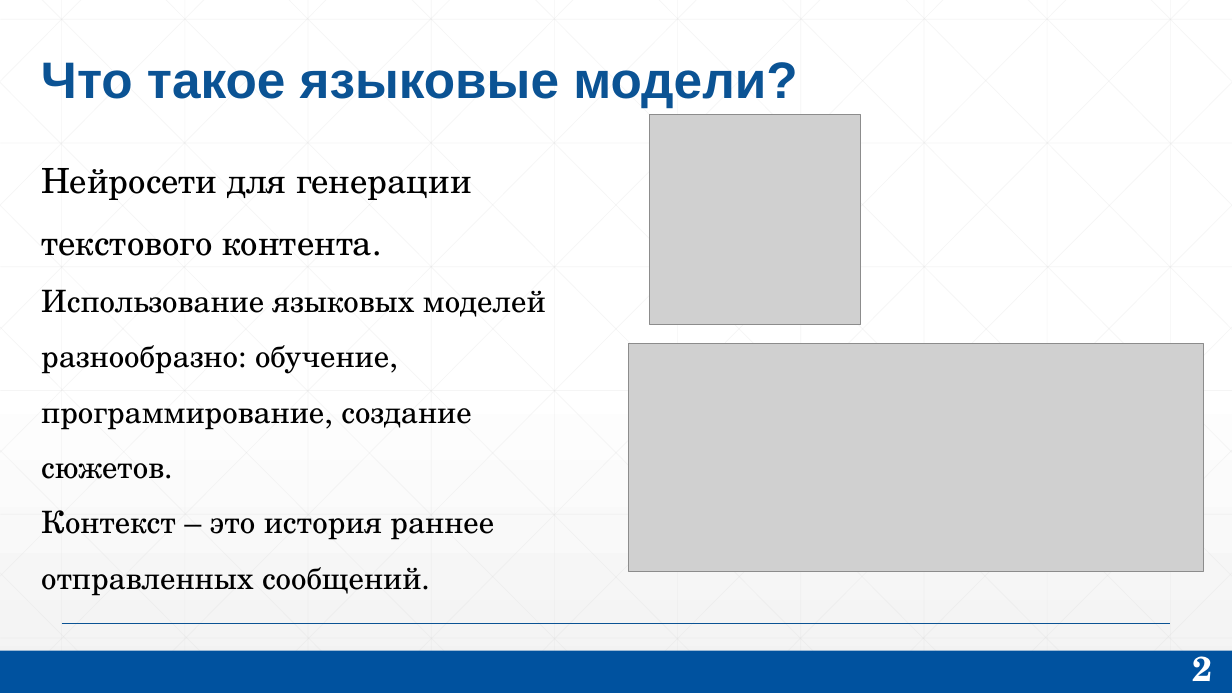
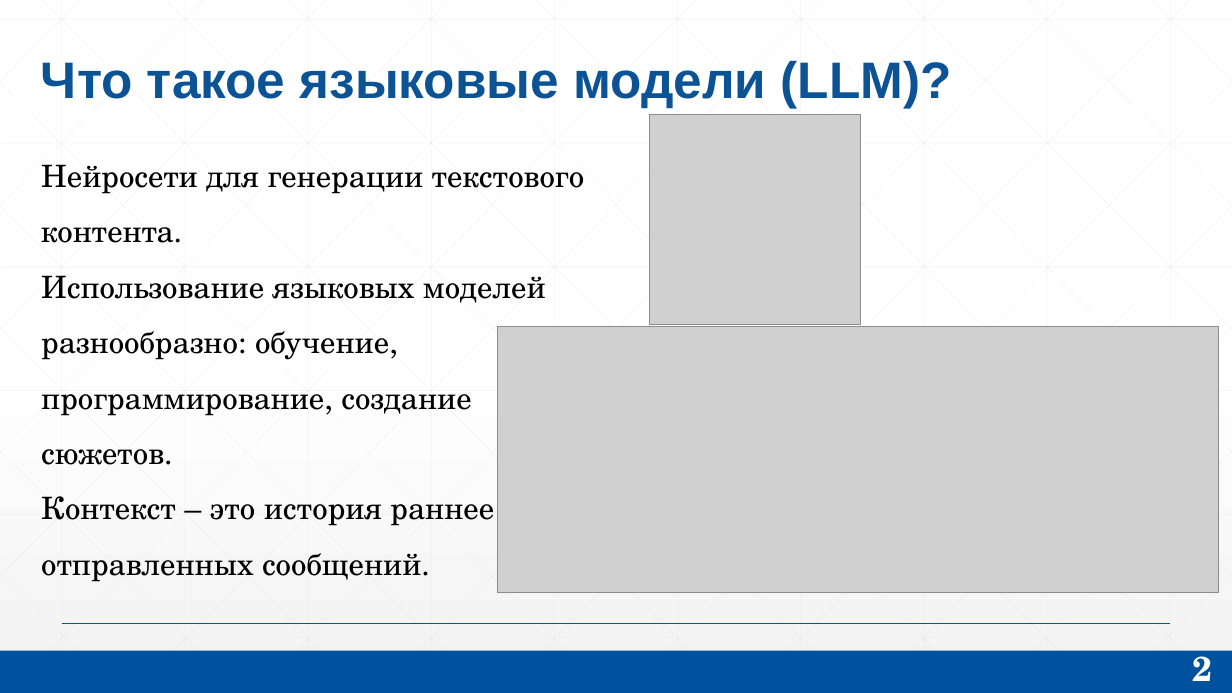
Before and after one commit to KorolOrol/OPDDungeonMaster, a slide deck: slide 2 of Презентейшн.pptx. Drawn at 1232x693 pixels with LibreOffice and Linux fonts; fonts in the diff are those of the drawing; grey boxes stand for pictures. Boxes give left, top, right and bottom in pixels: in the first picture for what was removed or moved away, otherwise in the second. Text is boxed around its words. In the diff, an @@ line names an element or a change of style, - is before the commit and + after.

```diff
--- a/Презентейшн.pptx
+++ b/Презентейшн.pptx
@@ title at (41,60,952,108): text changed @@
-Что такое языковые модели?
+Что такое языковые модели (LLM)?
@@ text at (41,164,585,243): size 27 to 24 pt in "Нейросети для генерации текстового контента." @@
@@ picture: place and size @@
-picture at (629,344,1203,572)
+picture at (497,326,1218,592)
```
Also in this commit, not shown: 6 other slides changed, 2 slides added, 1 slide removed, 10 other files.
